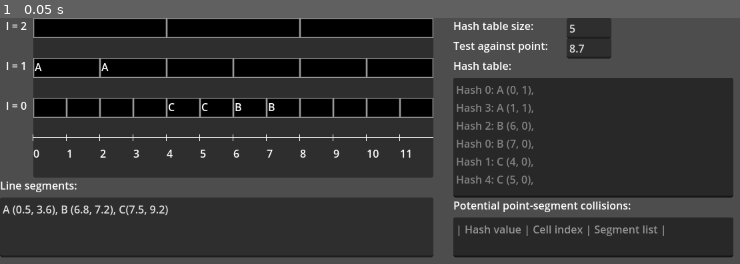
Above: before the commit, frame 1.
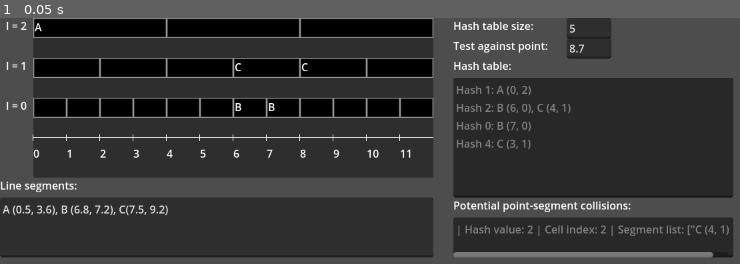
Above: after the commit, the same moment.

Repository: markorn-01/Computer_games_exercises
Game: Godot game, scene res://node_2d.tscn
Same seed, same stepped clock (60 frames per second), same inputs: the game is played once before the commit and once after it.
Inputs:
- Up to frame 1 (0.05 s): no input

The runs differ from the first frame. In frame 1, 1.9% of the frame differs, in the area x 4-99%, y 2-98%.

Commit message:
change intersection detection logic, round up l, refine hash table display

Diff:
--- a/CG_2024s_Ngo_07/HSH_student/node_2d.gd
+++ b/CG_2024s_Ngo_07/HSH_student/node_2d.gd
@@ -61,8 +61,8 @@
 
 	for match in matches:
 		var letter = match.get_string(1)
-		var xmin = match.get_string(2).to_float()
-		var xmax = match.get_string(3).to_float()
+		var xmin = float(match.get_string(2))
+		var xmax = float(match.get_string(3))
 		result.append([letter, xmin, xmax])
 
 	return result
@@ -94,8 +94,12 @@
 	var result = ""
 	for key in hash_table.keys():
 		result += "Hash %d: " % key
-		for entry in hash_table[key]:
-			result += "%s, " % entry
+		var hash = hash_table[key]
+		var count = len(hash)
+		for i in range(count):
+			result += "%s" % hash[i]
+			if i < count - 1:
+				result += ", "
 		result += "\n"
 	$"Edit Hash Result".text = result.strip_edges()
 
@@ -103,7 +107,7 @@
 # Function to map coordinates to grid coordinates
 func map_to_grid_coordinates(xmin, xmax):
 	var s = xmax - xmin
-	var l = max((log(s)/log(2)), 0)
+	var l = ceil(max((log(s)/log(2)), 0))
 	var k = pow(2, l)
 	var amin = floor(xmin / k)
 	var amax = floor(xmax / k)
@@ -161,10 +165,21 @@
 			regex.compile(r"\(([0-9]+), ([0-9]+)\)")
 			var match = regex.search(segment)
 			if match:
-				var amin = int(match.get_string(1))
-				var amax = int(match.get_string(2))
-				if amin <= point_pos and point_pos <= amax:
+				var i = int(match.get_string(1))
+				var l = int(match.get_string(2))
+				var k = pow(2, l)
+				var p = floor(point_pos / k)
+				if i == p:
 					segments_in_cell.append(segment)
 		if segments_in_cell.size() > 0:
 			result_text += "| Hash value: %d | Cell index: %d | Segment list: %s |\n" % [key, key, str(segments_in_cell)]
 	return result_text.strip_edges()
+
+# Which criteria are used to select in the hash function in the paper?
+# The paper selects the hash function by balancing speed, efficiency, and practical performance
+# in managing hash collisions specific to spatial hashing.
+# The criteria include:
+# + Execution speed for rapid collision detection.
+# + Effectiveness in handling hash collisions, mainly due to non-unique input keys.
+# + Empirical performance based on sample sets.
+# + Fewer instructions to ensure computational efficiency.
--- a/CG_2024s_Ngo_07/HSH_student/project.godot
+++ b/CG_2024s_Ngo_07/HSH_student/project.godot
@@ -20,3 +20,7 @@
 window/size/viewport_width=1200
 window/size/viewport_height=400
 window/size/resizable=false
+
+[dotnet]
+
+project/assembly_name="Hierarchical Spatial Hashing"
